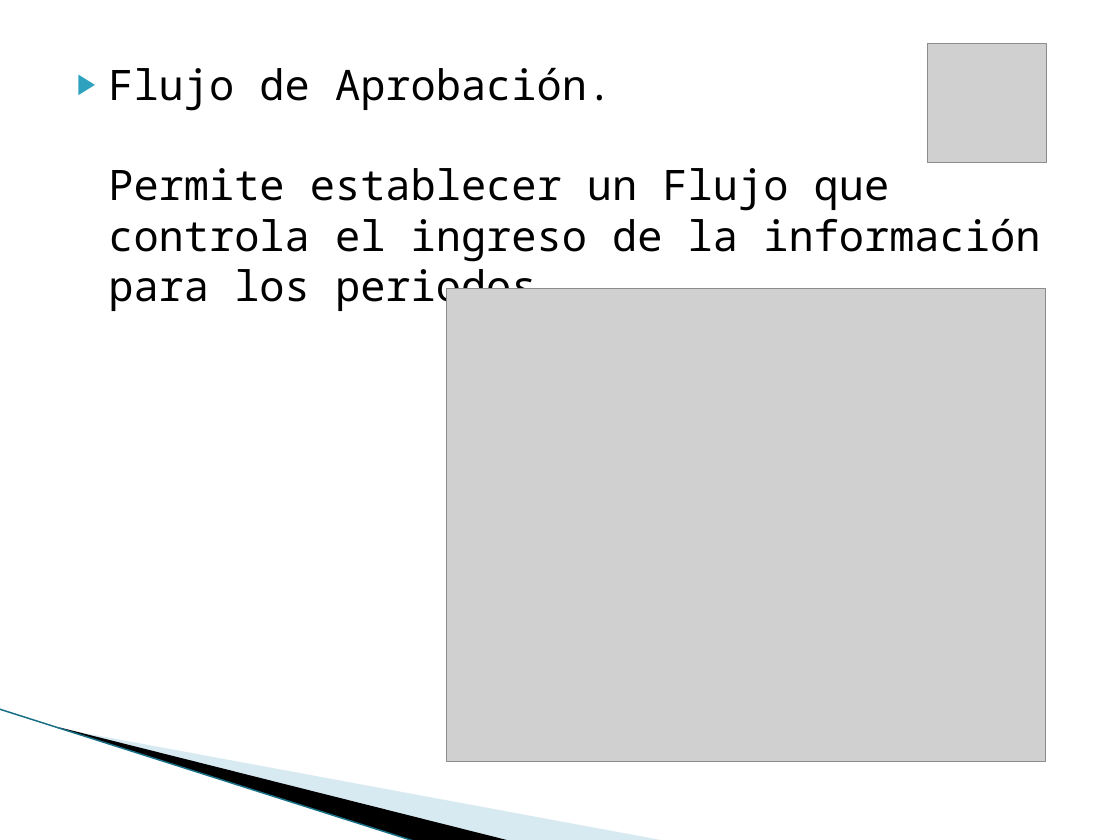
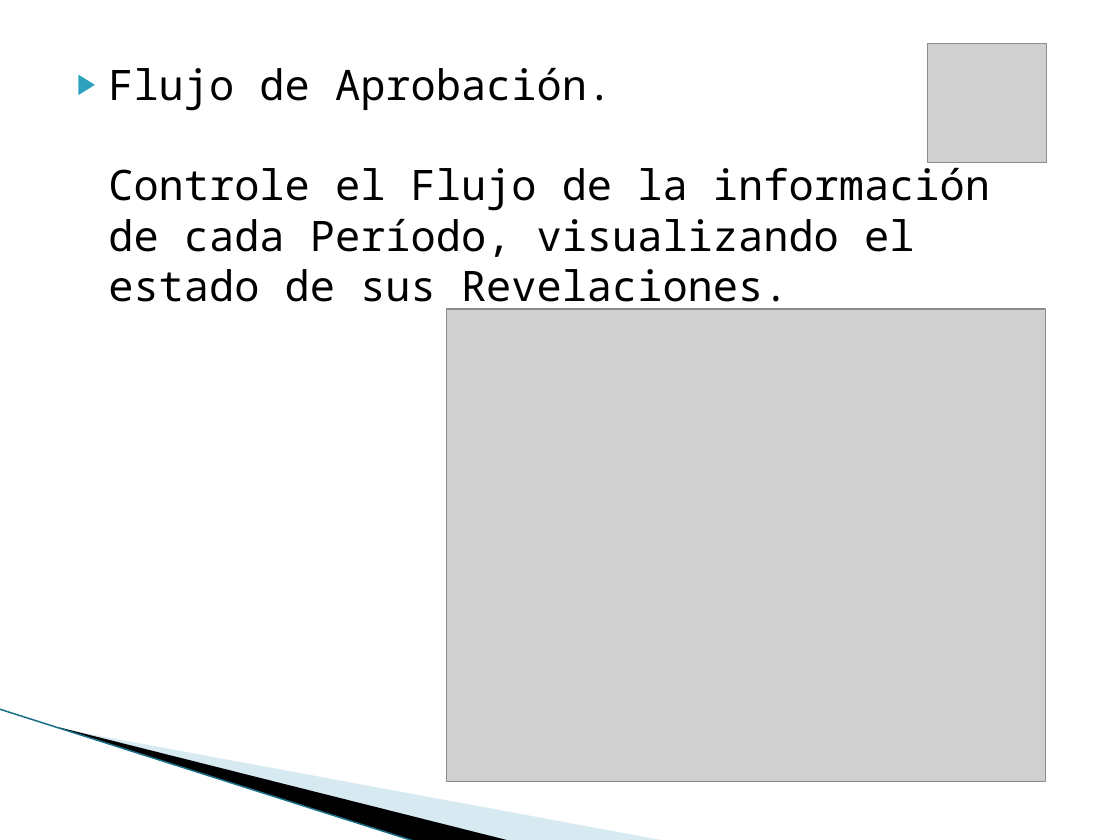
Before and after one commit to vicky1404/rev-ii, a slide deck: slide 14 of docs/comercial/brochure.pptx. Drawn at 1120x840 pixels with LibreOffice and Linux fonts; fonts in the diff are those of the drawing; grey boxes stand for pictures; background and template pictures are left out. Boxes give left, top, right and bottom in pixels: in the first picture for what was removed or moved away, otherwise in the second. Text is boxed around its words. In the diff, an @@ line names an element or a change of style, - is before the commit and + after.

```diff
--- a/docs/comercial/brochure.pptx
+++ b/docs/comercial/brochure.pptx
@@ text at bbox=[108, 67, 990, 313]: text changed @@
-▶ Flujo de Aprobación.
-  Permite establecer un Flujo que controla el ingreso de la información para los periodos.
+▶ Flujo de Aprobación.
+  Controle el Flujo de la información de cada Período, visualizando el estado de sus Revelaciones.
@@ picture: place and size @@
-picture at bbox=[446, 289, 1045, 762]
+picture at bbox=[446, 309, 1045, 782]
```
Also in this commit, not shown: 8 other slides changed.
